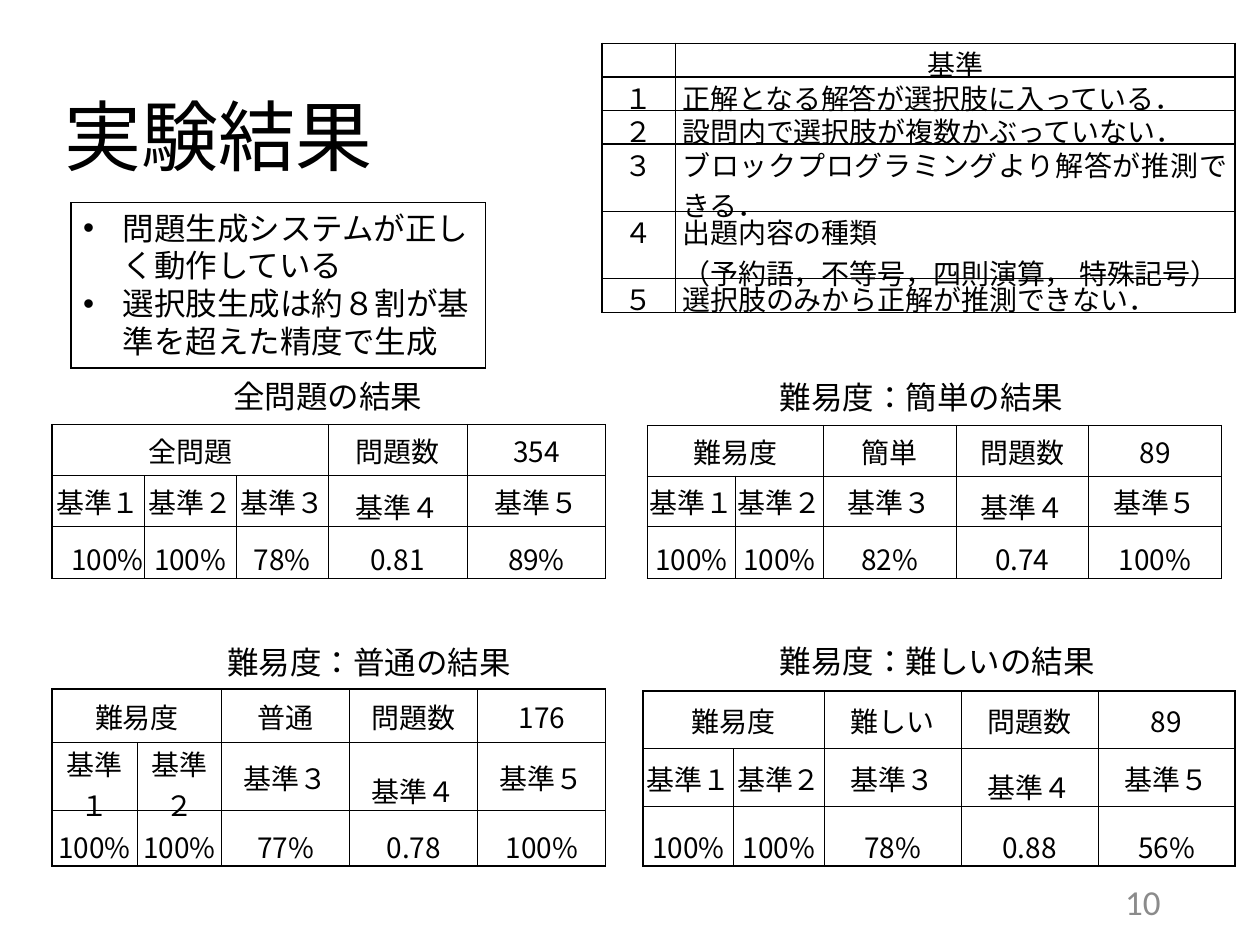
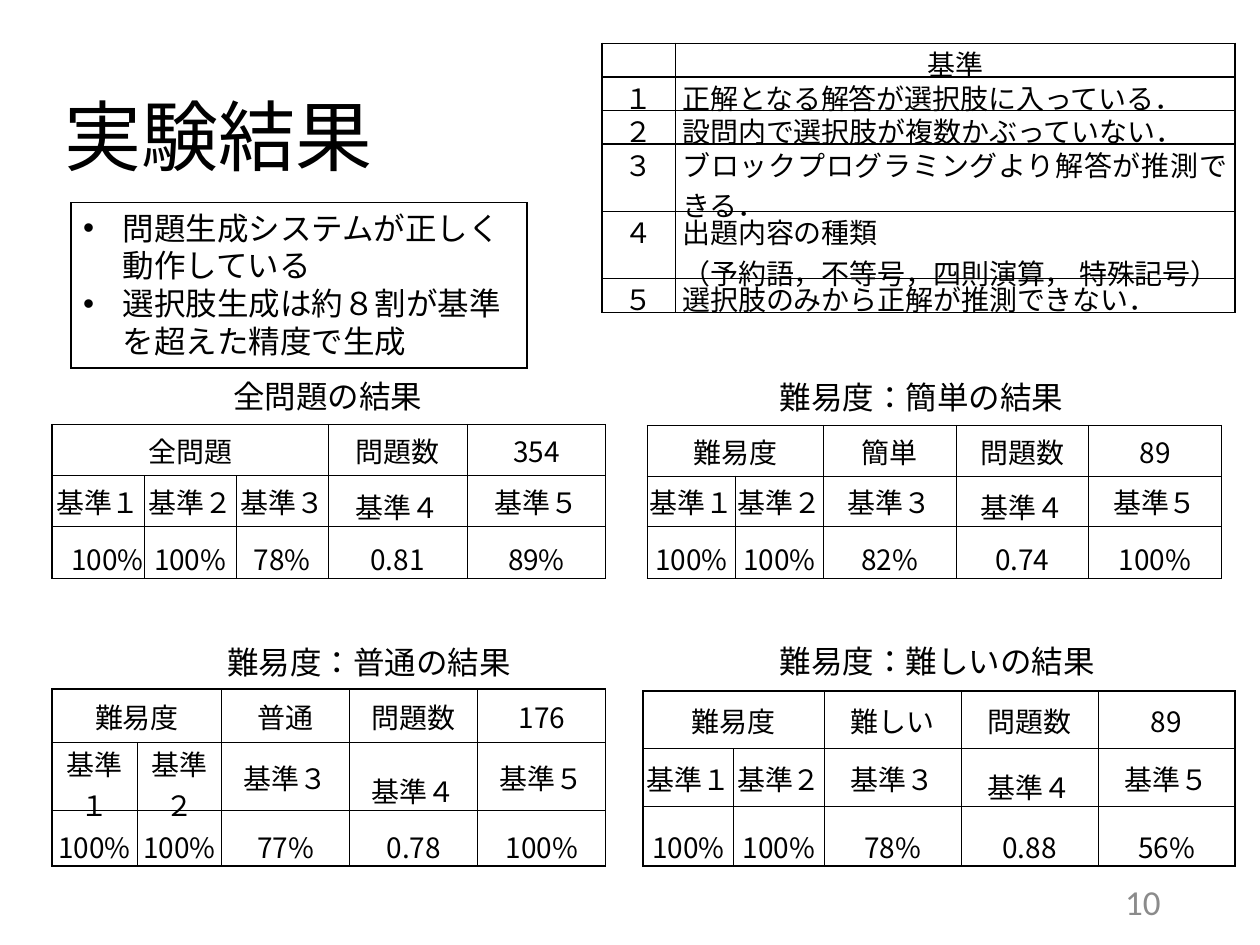
Before and after one commit to kait-takanolab/1821121-shimaoka-thesis, a slide deck: slide 10 of 1821121_shimaoka_thesis.pptx. Drawn at 1260x945 pixels with LibreOffice and Linux fonts; fonts in the diff are those of the drawing. Boxes give left, top, right and bottom in pixels: in the first picture for what was removed or moved away, otherwise in the second. Text is boxed around its words. In the diff, an @@ line names an element or a change of style, - is before the commit and + after.

```diff
--- a/1821121_shimaoka_thesis.pptx
+++ b/1821121_shimaoka_thesis.pptx
@@ rectangle "問題生成システムが正しく動作している": place and size @@
-rectangle "問題生成システムが正しく動作している" at [71, 203, 485, 368]
+rectangle "問題生成システムが正しく動作している" at [71, 203, 527, 368]
```
Also in this commit, not shown: 3 other slides changed, 2 other files.
